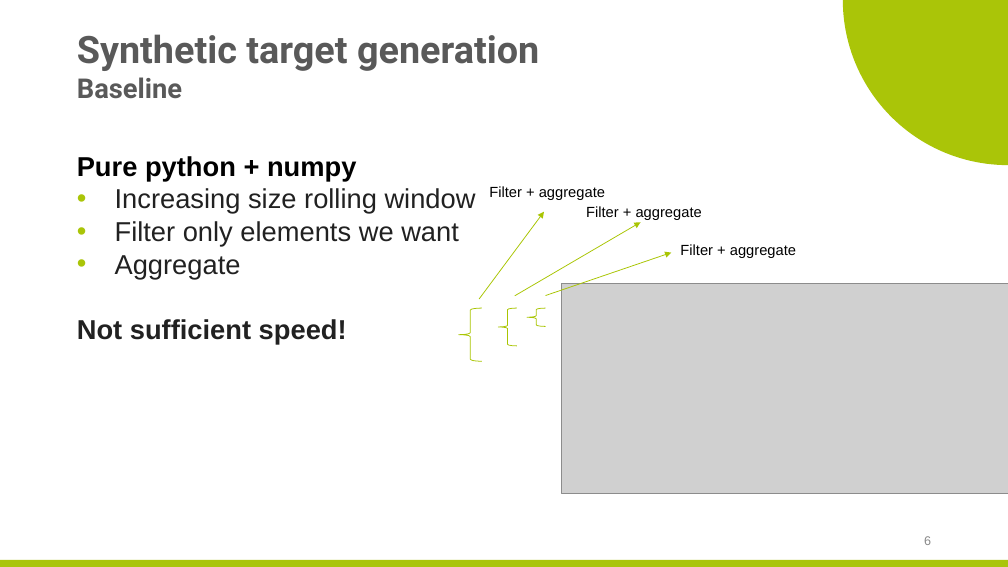
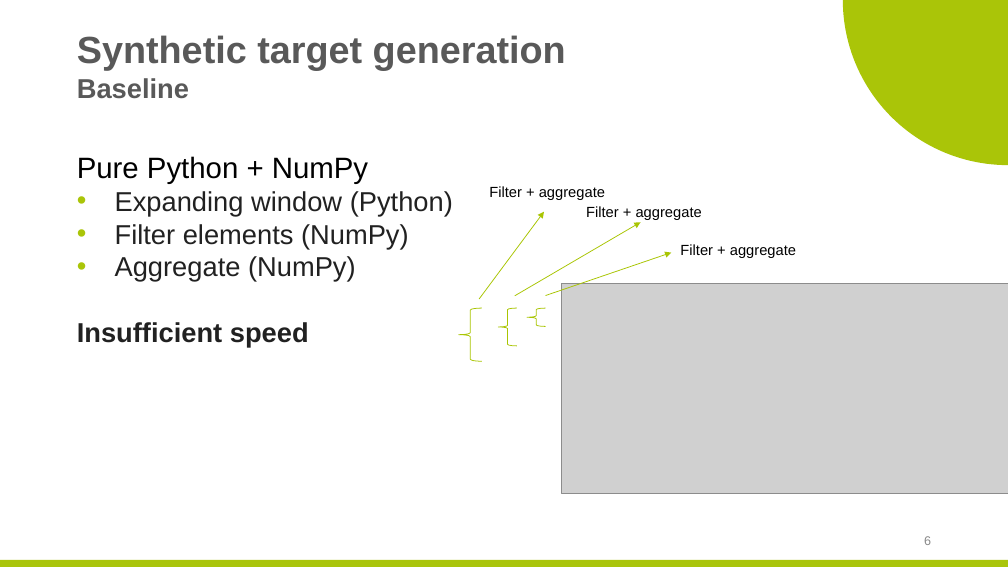
Before and after one commit to zaaabik/hppl_skoltech_project, a slide deck: slide 6 of presentations.pptx. Drawn at 1008x567 pixels with LibreOffice and Linux fonts; fonts in the diff are those of the drawing; grey boxes stand for pictures; background and template pictures are left out. Boxes give left, top, right and bottom in pixels: in the first picture for what was removed or moved away, otherwise in the second. Text is boxed around its words. In the diff, an @@ line names an element or a change of style, - is before the commit and + after.

```diff
--- a/presentations.pptx
+++ b/presentations.pptx
@@ title "Synthetic target generation Baseline" at [77, 35, 566, 99]: font Roboto to Arial @@
@@ text at [77, 156, 453, 347]: text changed @@
-Pure python + numpy
-• Increasing size rolling window
-• Filter only elements we want
-• Aggregate
-Not sufficient speed!
+Pure Python + NumPy
+• Expanding window (Python)
+• Filter elements (NumPy)
+• Aggregate (NumPy)
+Insufficient speed
```
Also in this commit, not shown: 6 other slides changed, 4 slides added, 3 slides removed, 28 other files.
